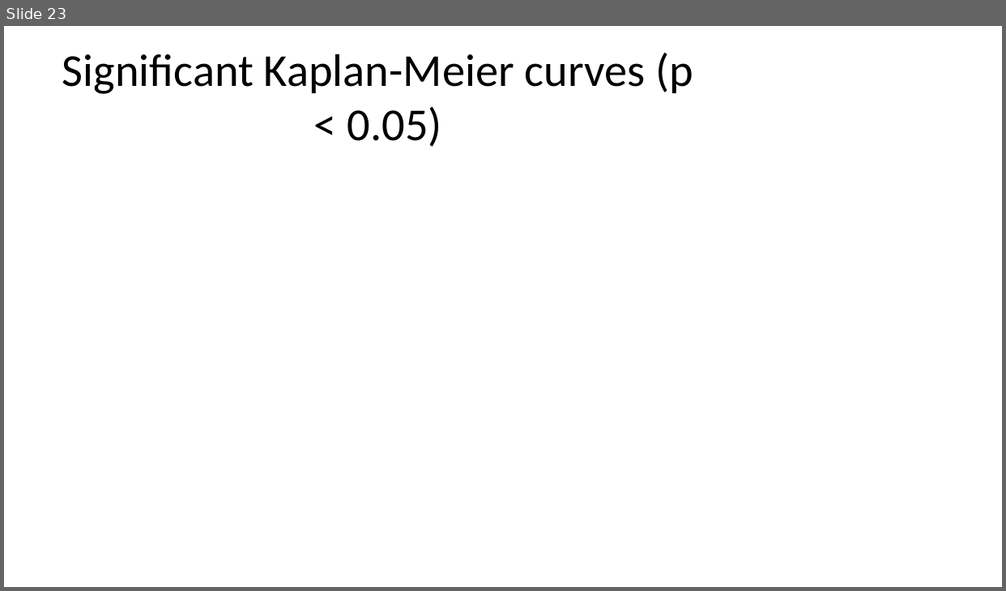
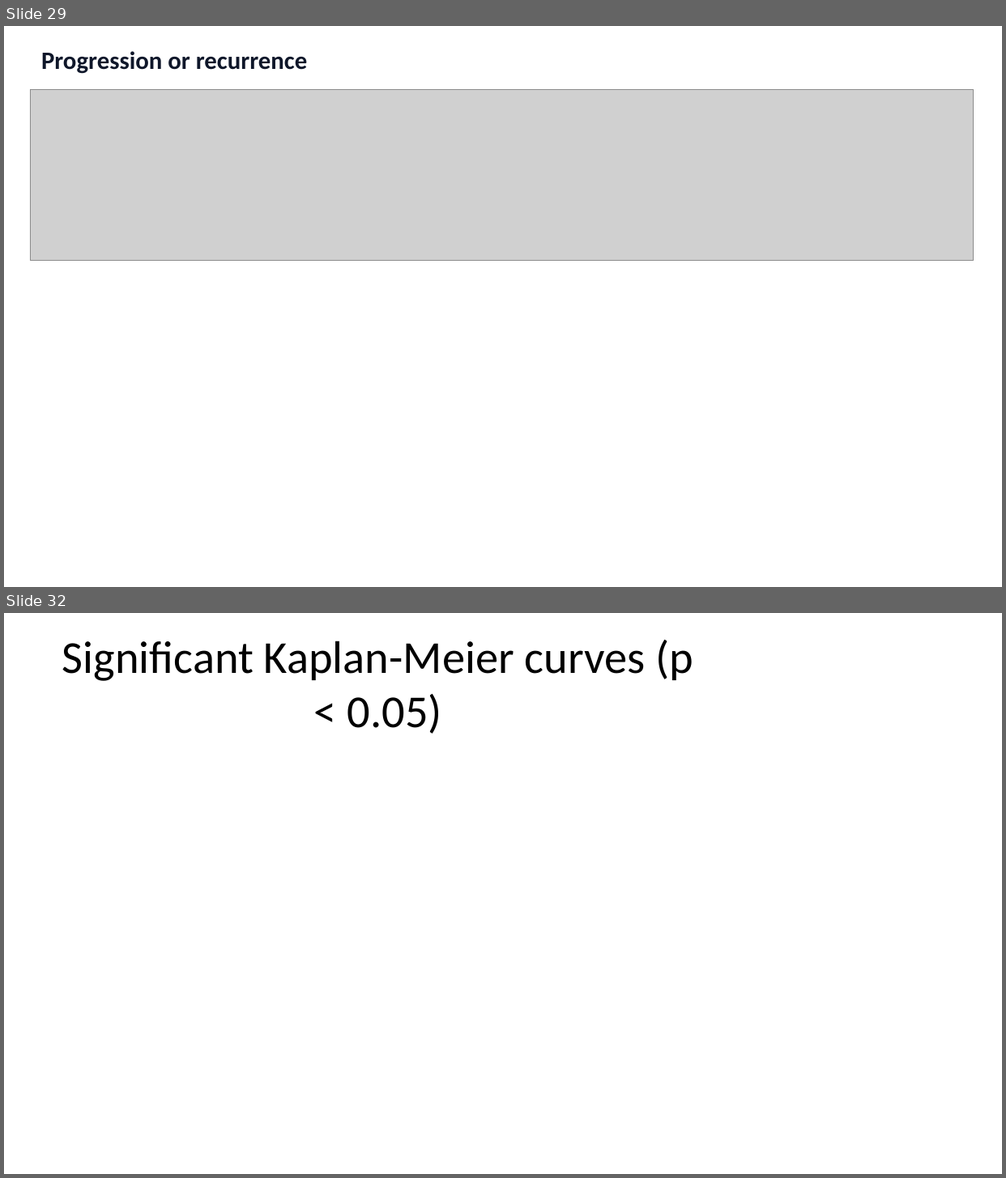
Before and after one commit to aonkondey01/HistoGEN-NucleateNY-NextGen-BioAgents-Hackathon, a slide deck: data/tcga_lung/important_lung_genes/visual_report/TCGA_Lung_Visual_Summary.pptx. Shown one above the other, each under a label of ours: slide 23 before the commit, slides 29 and 32 after it; the slides between them are not shown. The pictures are 1006x591 and 1006x1178 pixels, drawn with LibreOffice and Linux fonts; fonts in the diff are those of the drawing; grey boxes stand for pictures. Boxes give left, top, right and bottom in pixels: in the first picture for what was removed or moved away, otherwise in the second. Text is boxed around its words. In the diff, an @@ line names an element or a change of style, - is before the commit and + after.

```diff
--- a/data/tcga_lung/important_lung_genes/visual_report/TCGA_Lung_Visual_Summary.pptx
+++ b/data/tcga_lung/important_lung_genes/visual_report/TCGA_Lung_Visual_Summary.pptx
@@ slide 29 added at (4,26,1002,587), background #FFFFFF @@
@@ text added at (41,51,307,74), 24 pt, text #0F172A, bold @@
+Progression or recurrence
@@ picture added at (30,90,974,260) @@
@@ what was slide 23 is now slide 32 @@
```
Also in this commit, not shown: 1 slide changed, 8 other slides added, 15 other files.
